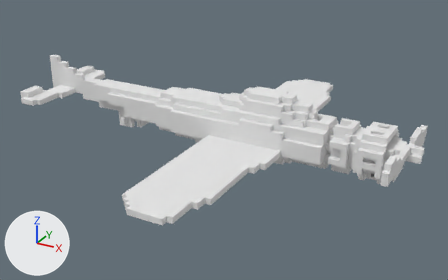
The OBJ model Assets/Models/Planes/Plane_06.obj, before and after one commit.
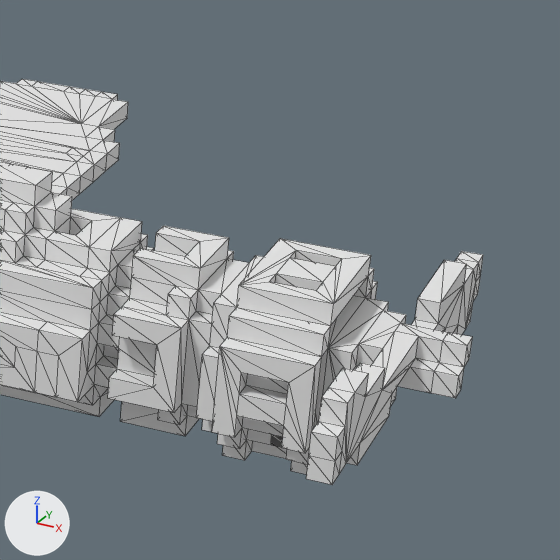
Old and new are each drawn whole from a 50 mm lens placed at (5.33, -9.26, 4.75), pointed at (0.28, -0.07, 0.15) and again close up on the part from 67% to 100% of the width and 21% to 74% of the height. Lighting does not change. The marker at lower left points along +X, +Y and +Z. The older version's two pictures come first. The close-ups show mesh edges as thin lines. Where no turn or scale is listed for an object, it has been applied to the vertices. Vertices at exactly the same position are counted once.

The first close-up shows 'Untitled'.
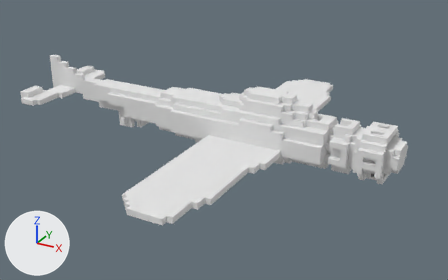
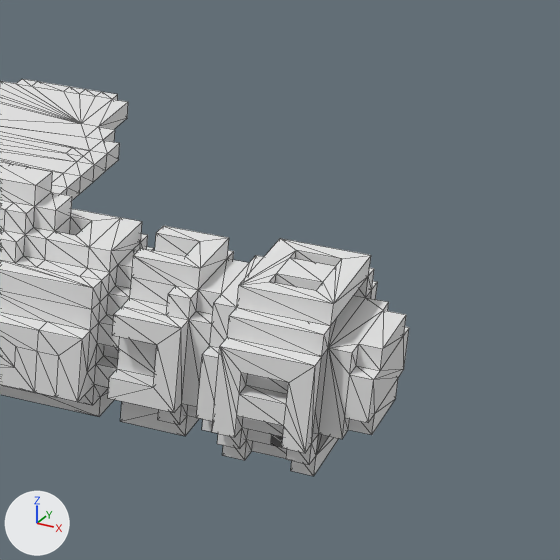
The newer file is also turned or shifted as a whole; pictures and numbers use the older file's frame.

Location of each change, [x1, y1, x2, y2] in pixels of the close-ups (560 x 560 px):
'Untitled', reshaped: before [0, 79, 483, 485]; after [0, 79, 409, 476]
part 1 of me_untitled, cut back: before [306, 251, 483, 485]; after [359, 310, 409, 421]

The change, as a list of edits to the scene's bpy script:
```text
Change me_untitled:
    used by ob_untitled; location = (0.0, 0.0, 0.0)
    remove me_untitled.from_pydata(...)  # 1637 vertices, 3320 faces; spans x -3.8..3.8, y -3.3..3.3, z 0.0..1.2
    add me_untitled.from_pydata(...)  # 1543 vertices, 3128 faces; spans x -3.8..3.5, y -3.3..3.3, z 0.0..1.2
    me_untitled part 1
    94 vertices are removed from x 3.5..3.8, y -1.3..1.3, z 0.3..0.9
    203 faces are deleted
    11 new faces join them
```
